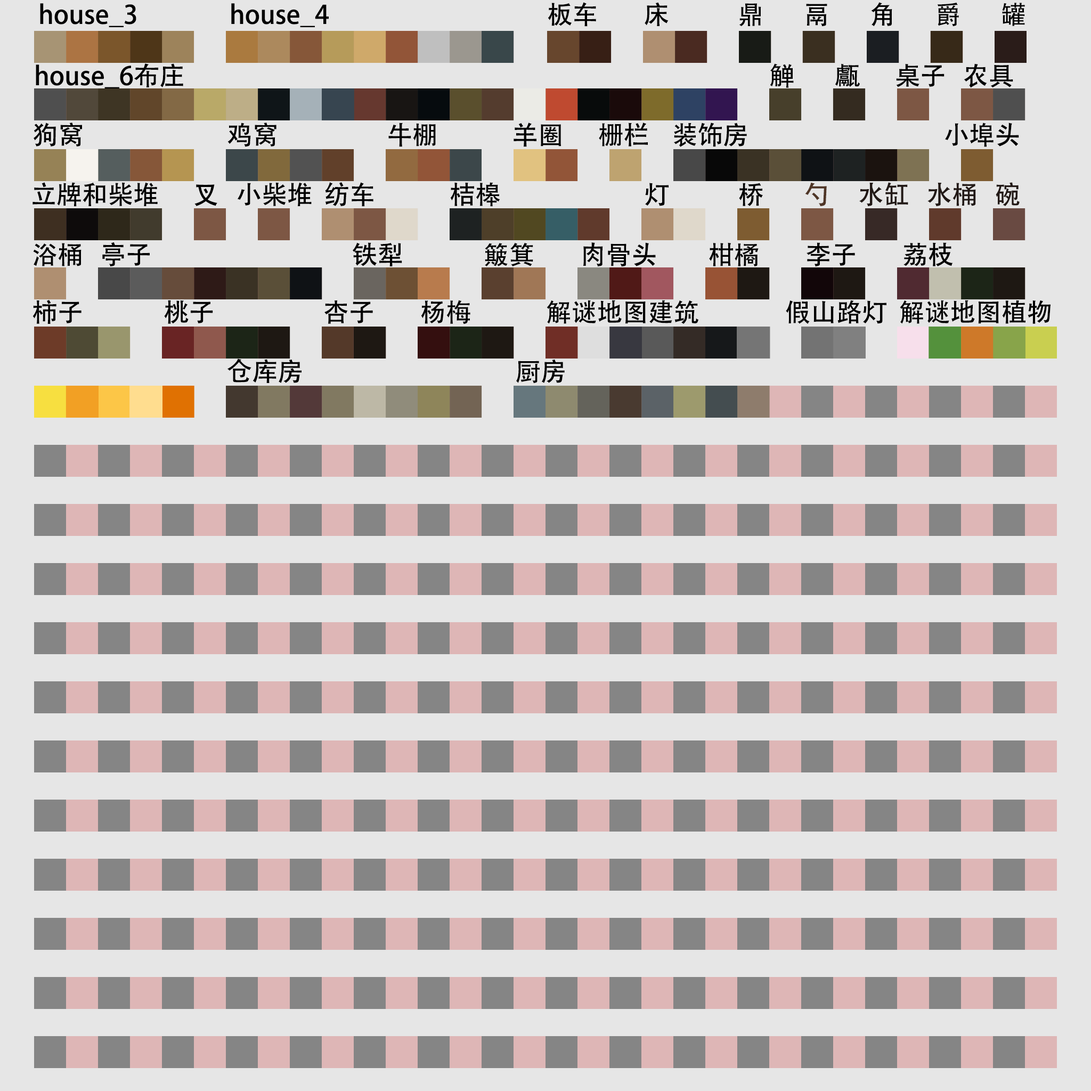
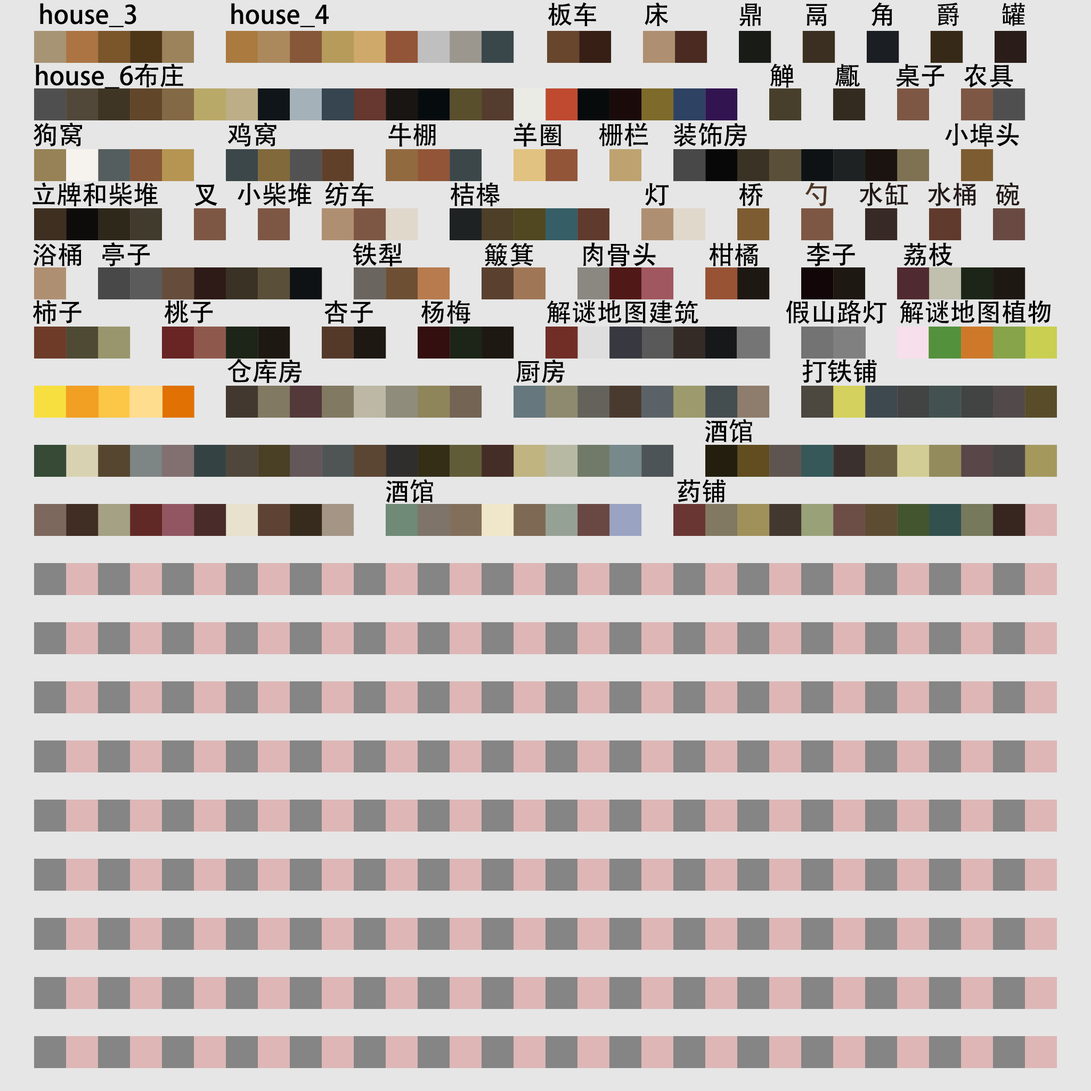
Revision of a layered 1091 × 1091 image; what changed, layer by layer:
added layer "第九行" in group "模型名字" over [385, 479, 726, 504]
added layer "第八行" in group "模型名字" over [705, 418, 753, 443]
painted on "第七行" over [802, 359, 878, 384]
painted on "贴图格式" over [34, 385, 1058, 537]
